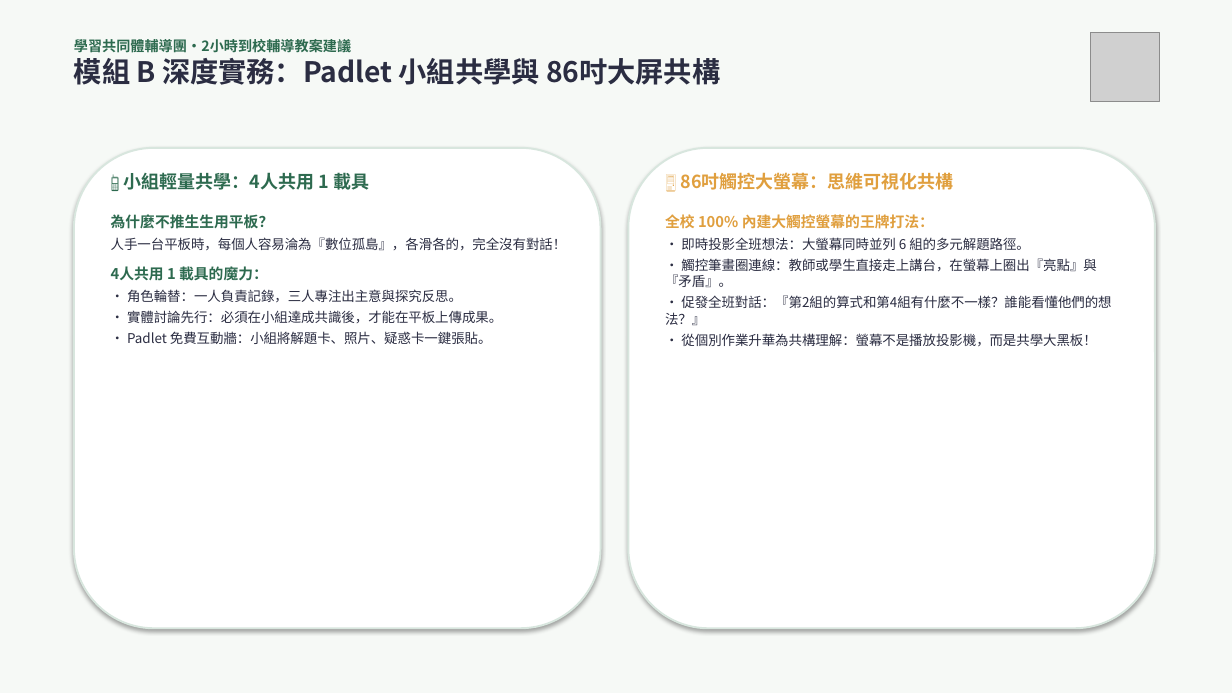
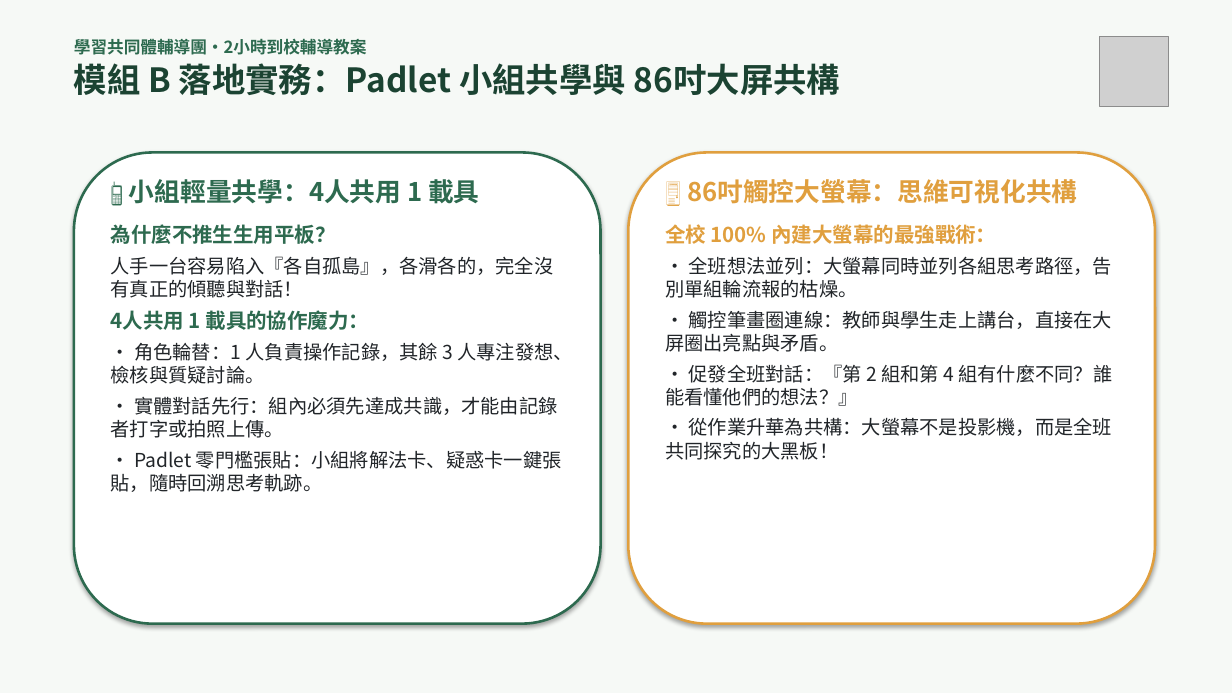
Before and after one commit to amiaoyeh-arch/115-digital-tools-survey, a slide deck: slide 7 of 新北市二橋國小_數位工具教與學_2小時到校輔導教案簡報.pptx. Drawn at 1232x693 pixels with LibreOffice and Linux fonts; fonts in the diff are those of the drawing; grey boxes stand for pictures. Boxes give left, top, right and bottom in pixels: in the first picture for what was removed or moved away, otherwise in the second. Text is boxed around its words. In the diff, an @@ line names an element or a change of style, - is before the commit and + after.

```diff
--- a/新北市二橋國小_數位工具教與學_2小時到校輔導教案簡報.pptx
+++ b/新北市二橋國小_數位工具教與學_2小時到校輔導教案簡報.pptx
@@ text at (74,39,840,95): text changed; size 22 to 26 pt; text colour #2B2D42 to #1B4332 @@
-學習共同體輔導團・2小時到校輔導教案建議
-模組 B 深度實務：Padlet 小組共學與 86吋大屏共構
+學習共同體輔導團・2小時到校輔導教案
+模組 B 落地實務：Padlet 小組共學與 86吋大屏共構
@@ picture: place and size @@
-picture at (1091,32,1160,102)
+picture at (1100,37,1169,106)
@@ rounded rectangle: place and size @@
-rounded rectangle at (74,148,601,628)
+rounded rectangle at (74,152,601,624)
@@ rounded rectangle at (74,152,601,624): outline #D8E6DE 1.5 pt to #2D6A4F 2 pt @@
@@ text at (111,179,479,244): size 14 to 20 pt in "📱 小組輕量共學：4人共用 1 載具"; size 11.5 to 16 pt in "為什麼不推生生用平板？"; more space between paragraphs; less space between paragraphs @@
@@ rounded rectangle: place and size @@
-rounded rectangle at (628,148,1155,628)
+rounded rectangle at (628,152,1155,624)
@@ rounded rectangle at (628,152,1155,624): outline #D8E6DE 1.5 pt to #E09F3E 2 pt @@
@@ text at (718,179,1078,204): size 14 to 20 pt in "🖥️ 86吋觸控大螢幕：思維可視化共構"; more space between paragraphs @@
@@ text at (665,224,1113,460): text changed; size 10.5 to 15 pt; text colour #2B2D42 to #212529 @@
-全校 100% 內建大觸控螢幕的王牌打法：
-• 即時投影全班想法：大螢幕同時並列 6 組的多元解題路徑。
-• 觸控筆畫圈連線：教師或學生直接走上講台，在螢幕上圈出『亮點』與『矛盾』。
-• 促發全班對話：『第2組的算式和第4組有什麼不一樣？誰能看懂他們的想法？』
-• 從個別作業升華為共構理解：螢幕不是播放投影機，而是共學大黑板！
+全校 100% 內建大螢幕的最強戰術：
+• 全班想法並列：大螢幕同時並列各組思考路徑，告別單組輪流報的枯燥。
+• 觸控筆畫圈連線：教師與學生走上講台，直接在大屏圈出亮點與矛盾。
+• 促發全班對話：『第 2 組和第 4 組有什麼不同？誰能看懂他們的想法？』
+• 從作業升華為共構：大螢幕不是投影機，而是全班共同探究的大黑板！
@@ text at (111,256,572,492): text changed; size 10.5 to 15 pt; text colour #2B2D42 to #212529 @@
-人手一台平板時，每個人容易淪為『數位孤島』，各滑各的，完全沒有對話！
-4人共用 1 載具的魔力：
-• 角色輪替：一人負責記錄，三人專注出主意與探究反思。
-• 實體討論先行：必須在小組達成共識後，才能在平板上傳成果。
-• Padlet 免費互動牆：小組將解題卡、照片、疑惑卡一鍵張貼。
+人手一台容易陷入『各自孤島』，各滑各的，完全沒有真正的傾聽與對話！
+4人共用 1 載具的協作魔力：
+• 角色輪替：1 人負責操作記錄，其餘 3 人專注發想、檢核與質疑討論。
+• 實體對話先行：組內必須先達成共識，才能由記錄者打字或拍照上傳。
+• Padlet 零門檻張貼：小組將解法卡、疑惑卡一鍵張貼，隨時回溯思考軌跡。
```
Also in this commit, not shown: 9 other slides changed, 2 other files.
